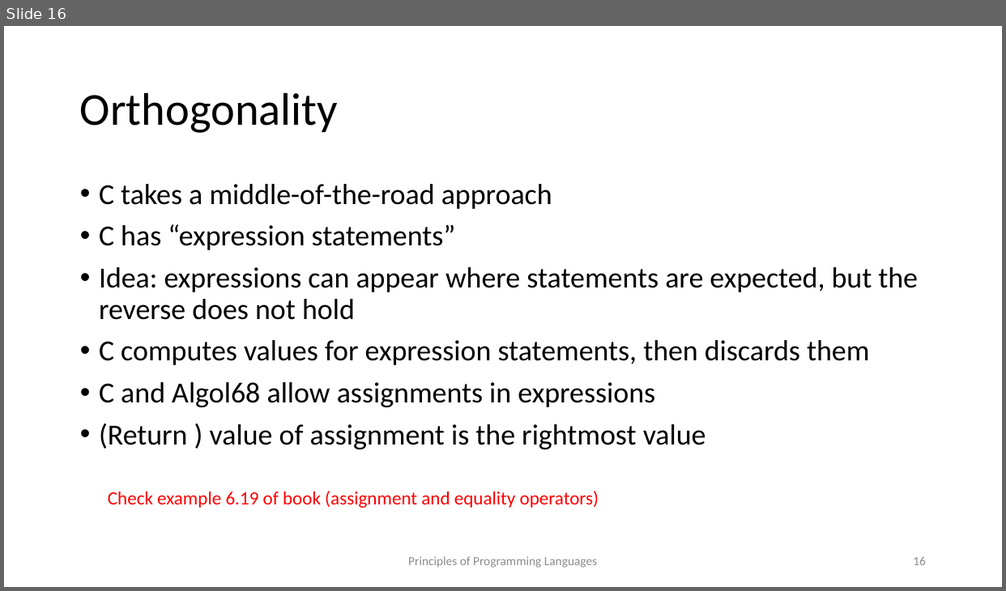
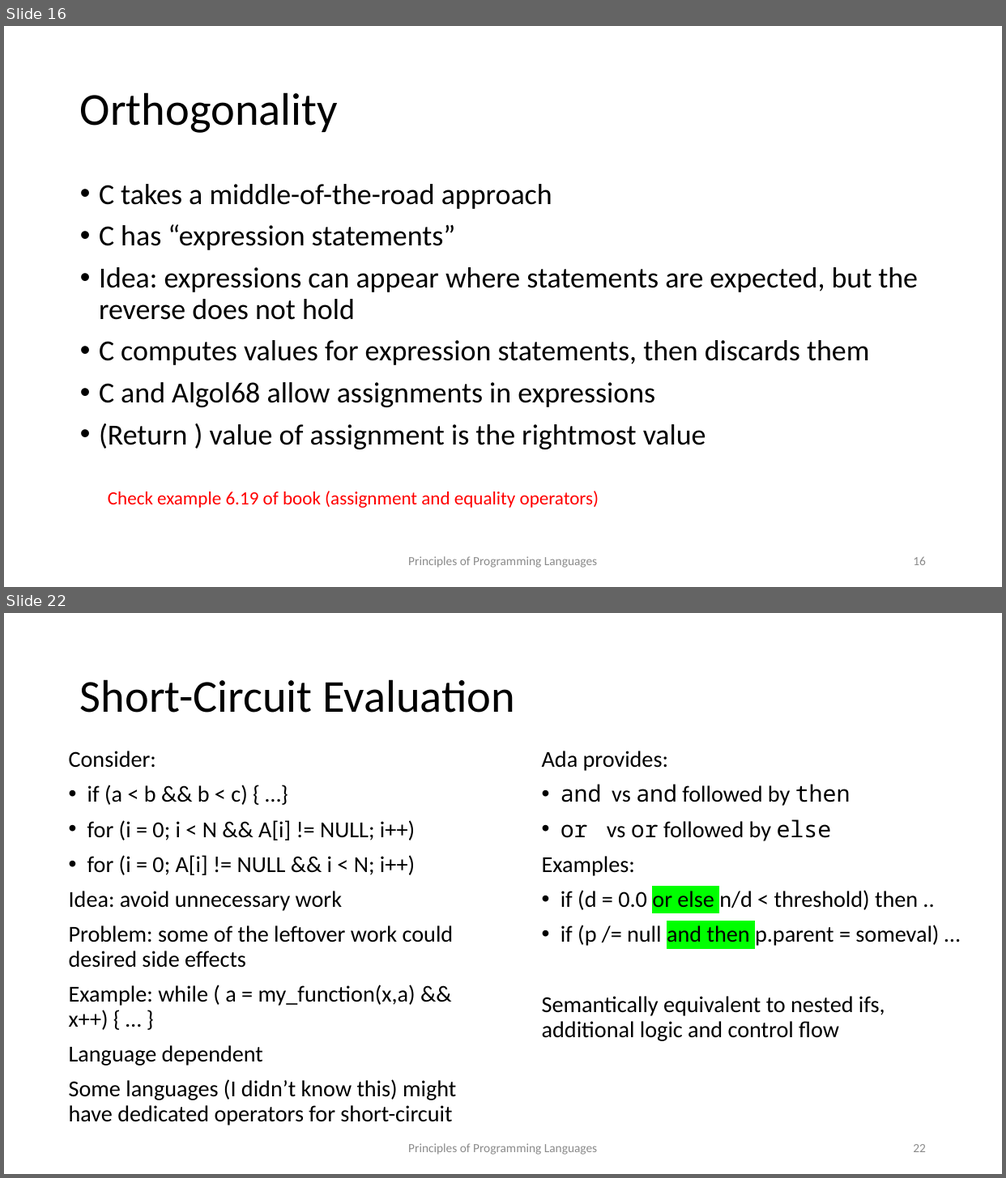
Before and after one commit to kongm/pl-design, a slide deck: control-flow.pptx. Shown one above the other, each under a label of ours: slide 16 before the commit, slides 16 and 22 after it; the slides between them are not shown. The pictures are 1006x591 and 1006x1178 pixels, drawn with LibreOffice and Linux fonts; fonts in the diff are those of the drawing. Boxes give left, top, right and bottom in pixels: in the first picture for what was removed or moved away, otherwise in the second. Text is boxed around its words. In the diff, an @@ line names an element or a change of style, - is before the commit and + after.

```diff
--- a/control-flow.pptx
+++ b/control-flow.pptx
@@ slide 22 added at <box>4,613,1002,1174</box>, background #FFFFFF @@
@@ title added at <box>80,679,515,713</box>, 44 pt, text #000000 @@
+Short-Circuit Evaluation
@@ text added at <box>69,751,456,1101</box>, 22 pt, text #000000 @@
+Consider:
+• if (a < b && b < c) { …}
+• for (i = 0; i < N && A[i] != NULL; i++)
+• for (i = 0; A[i] != NULL && i < N; i++)
+Idea: avoid unnecessary work
+Problem: some of the leftover work could desired side effects
+Example: while ( a = my_function(x,a) && x++) { … }
+Language dependent
+Some languages (I didn’t know this) might have dedicated operators for short-circuit
@@ text added at <box>542,751,939,1041</box>, 22 pt, text #000000 @@
+Ada provides:
+• and vs and followed by then
+• or vs or followed by else
+Examples:
+• if (d = 0.0 or else n/d < threshold) then ..
+• if (p /= null and then p.parent = someval) …
+Semantically equivalent to nested ifs, additional logic and control flow
@@ text added at <box>408,1144,597,1155</box>, 12 pt, text #8C8C8C @@
+Principles of Programming Languages
@@ page number added at <box>913,1144,926,1152</box>, 12 pt, text #8C8C8C @@
+22
```
Also in this commit, not shown: 12 other slides added, 1 other file.
